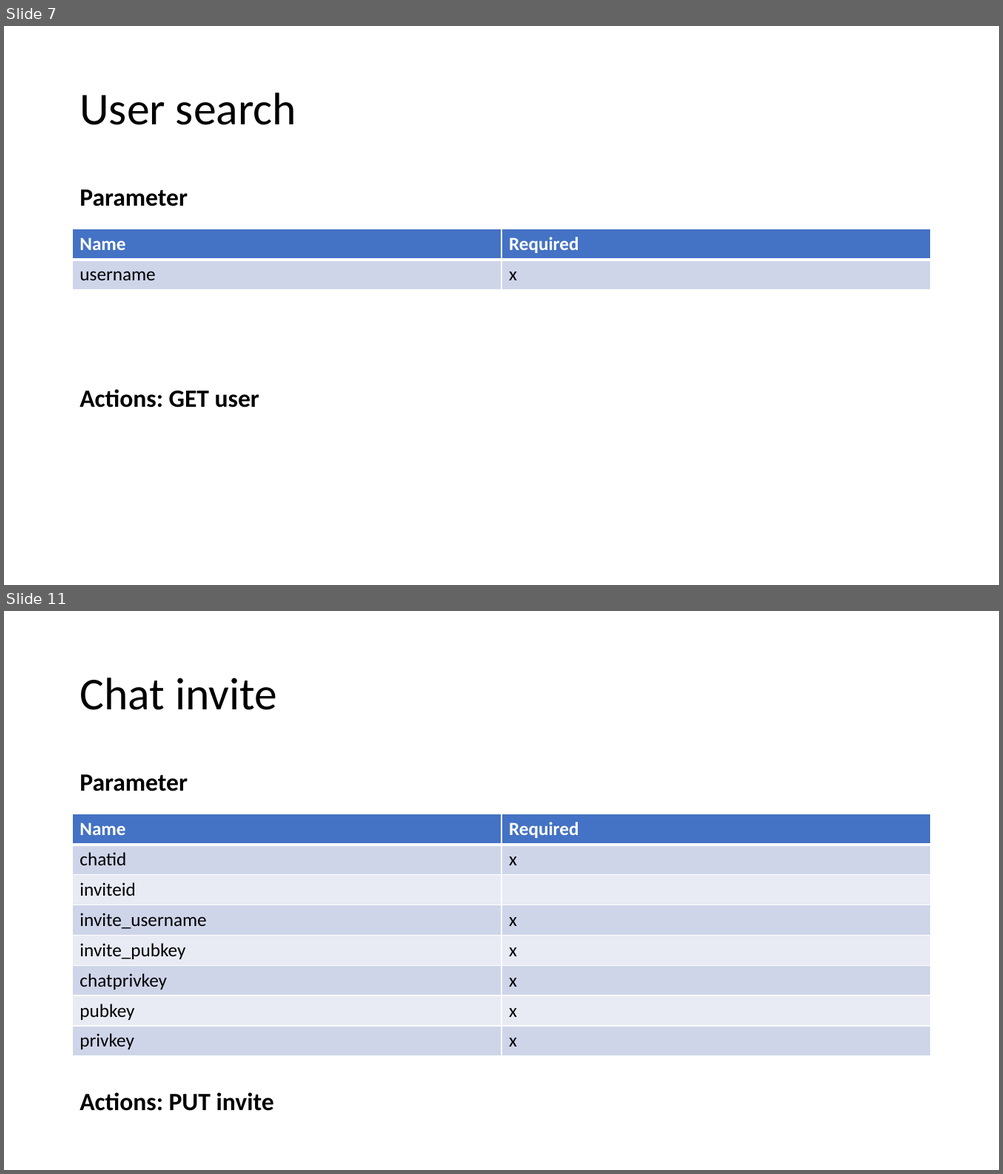
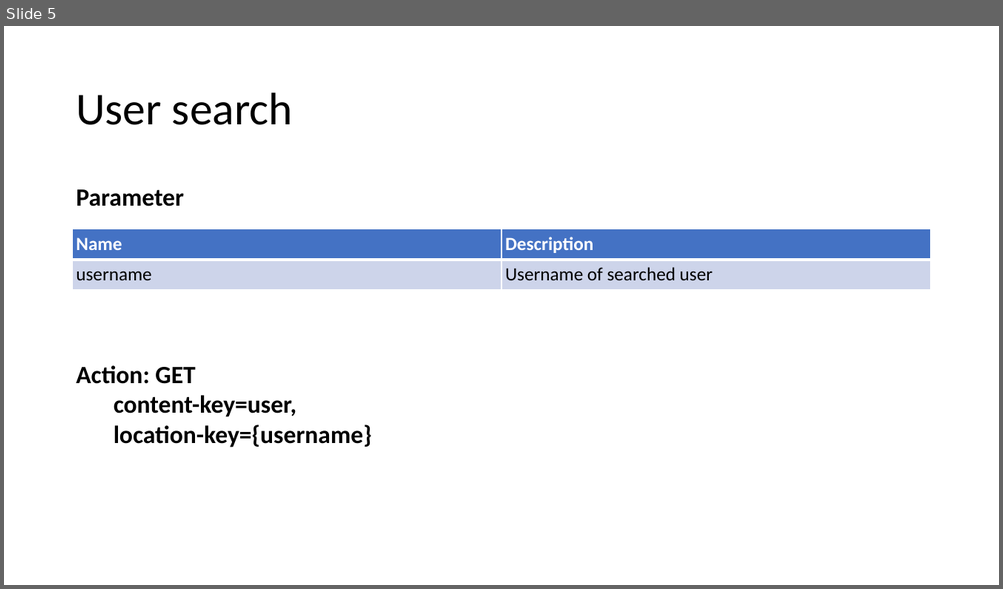
Before and after one commit to lexli8888/DSA-chat, a slide deck: presentation/Challenge Task HS 2018.pptx. Shown one above the other, each under a label of ours: slides 7 and 11 before the commit, slide 5 after it; the slides between them are not shown. The pictures are 1003x1174 and 1003x589 pixels, drawn with LibreOffice and Linux fonts; fonts in the diff are those of the drawing. Boxes give left, top, right and bottom in pixels: in the first picture for what was removed or moved away, otherwise in the second. Text is boxed around its words. In the diff, an @@ line names an element or a change of style, - is before the commit and + after.

```diff
--- a/presentation/Challenge Task HS 2018.pptx
+++ b/presentation/Challenge Task HS 2018.pptx
@@ slide 11 removed at [4, 611, 999, 1170], background #FFFFFF @@
@@ title removed at [79, 678, 277, 710] @@
-Chat invite
@@ text removed at [79, 775, 188, 792] @@
-Parameter
@@ table removed at [73, 815, 930, 1056], 8 rows, 2 columns @@
-Name | Required
-chatid | x
-inviteid | 
-invite_username | x
-invite_pubkey | x
-chatprivkey | x
-pubkey | x
-privkey | x
@@ text removed at [79, 1093, 274, 1111] @@
-Actions: PUT invite
@@ what was slide 7 is now slide 5 @@
@@ slide 5 changed as well @@
@@ title "User search": place and size @@
-title "User search" at [79, 93, 296, 125]
+title "User search" at [76, 93, 293, 125]
@@ text "Parameter": place and size @@
-text "Parameter" at [79, 190, 188, 207]
+text "Parameter" at [76, 190, 184, 207]
@@ table at [73, 230, 930, 290] @@
-row 1, column 2: Required
+row 1, column 2: Description
-row 2, column 2: x
+row 2, column 2: Username of searched user
@@ fill #CFD5EA to #CDD4EA in row 2 @@
@@ text added at [76, 366, 372, 448], 24 pt, text #000000, bold @@
+Action: GET
+  content-key=user,
+  location-key={username}
@@ text removed at [79, 389, 259, 408] @@
-Actions: GET user
```
Also in this commit, not shown: 5 other slides changed, 8 slides added, 6 other slides removed.
